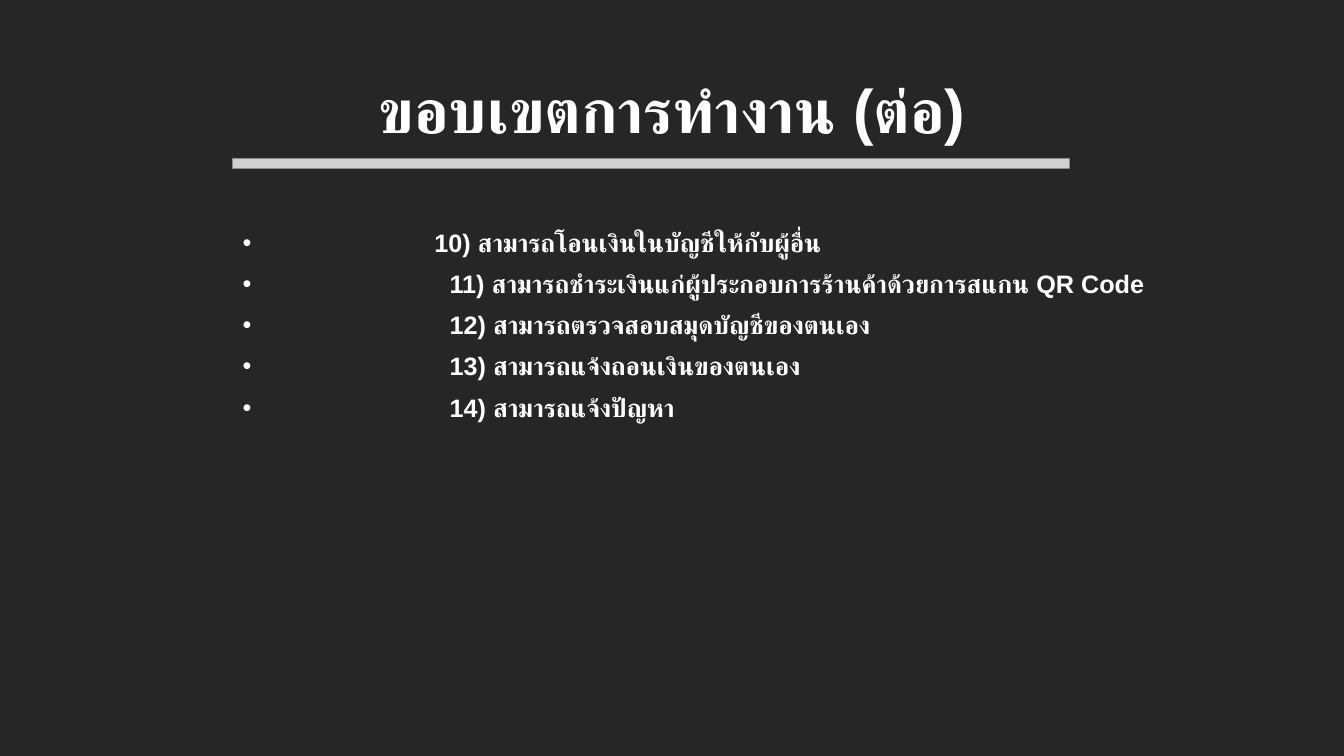
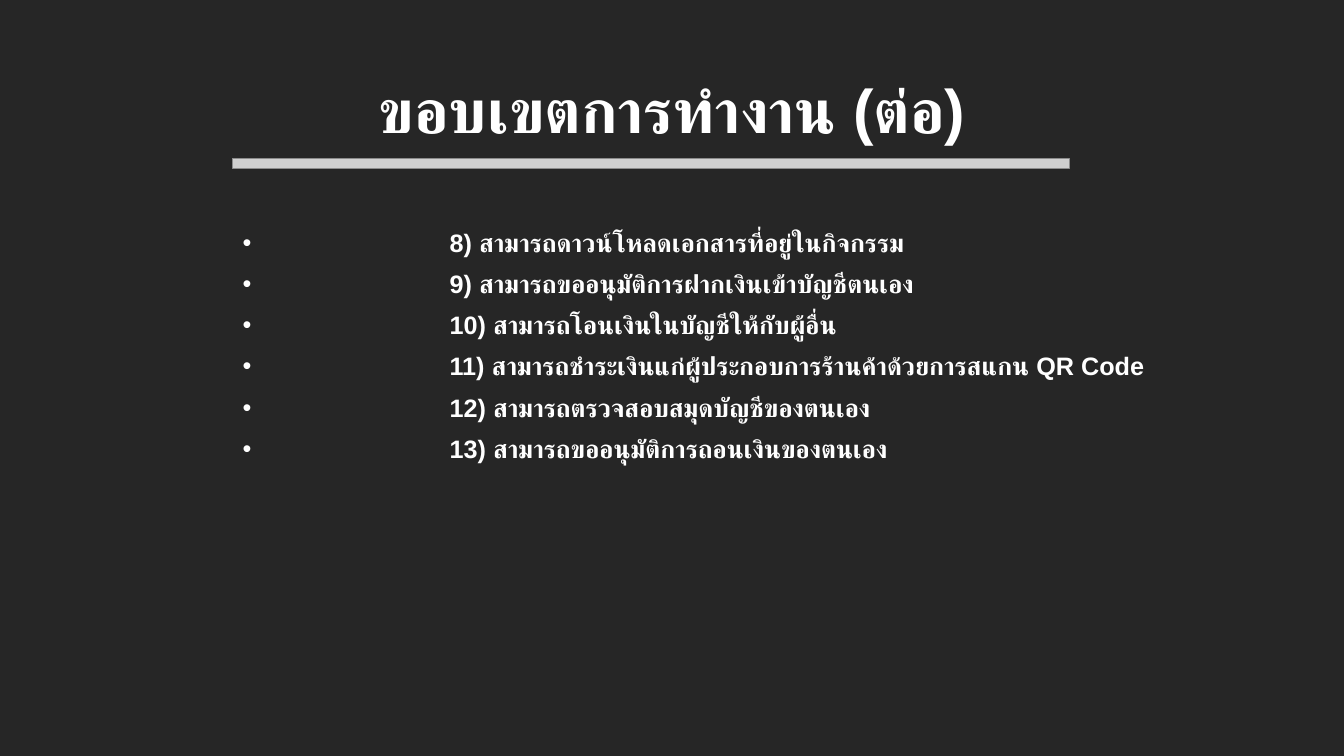
Before and after one commit to mickysara/MyBagProject, a slide deck: slide 12 of uploads/นำเสนอหัวข้อโปรเจค.pptx (slide 14 before the commit). Drawn at 1344x756 pixels with LibreOffice and Linux fonts; fonts in the diff are those of the drawing; grey boxes stand for pictures. Boxes give left, top, right and bottom in pixels: in the first picture for what was removed or moved away, otherwise in the second. Text is boxed around its words. In the diff, an @@ line names an element or a change of style, - is before the commit and + after.

```diff
--- a/uploads/นำเสนอหัวข้อโปรเจค.pptx
+++ b/uploads/นำเสนอหัวข้อโปรเจค.pptx
@@ text at [450, 233, 913, 300]: paragraphs added @@
+• 8) สามารถดาวน์โหลดเอกสารที่อยู่ในกิจกรรม
+• 9) สามารถขออนุมัติการฝากเงินเข้าบัญชีตนเอง
@@ text at [450, 439, 887, 465]: text changed @@
-• 13) สามารถแจ้งถอนเงินของตนเอง
-• 14) สามารถแจ้งปัญหา
+• 13) สามารถขออนุมัติการถอนเงินของตนเอง
```
Also in this commit, not shown: 6 other slides changed, 2 slides added, 1 slide removed, 10 other files.
